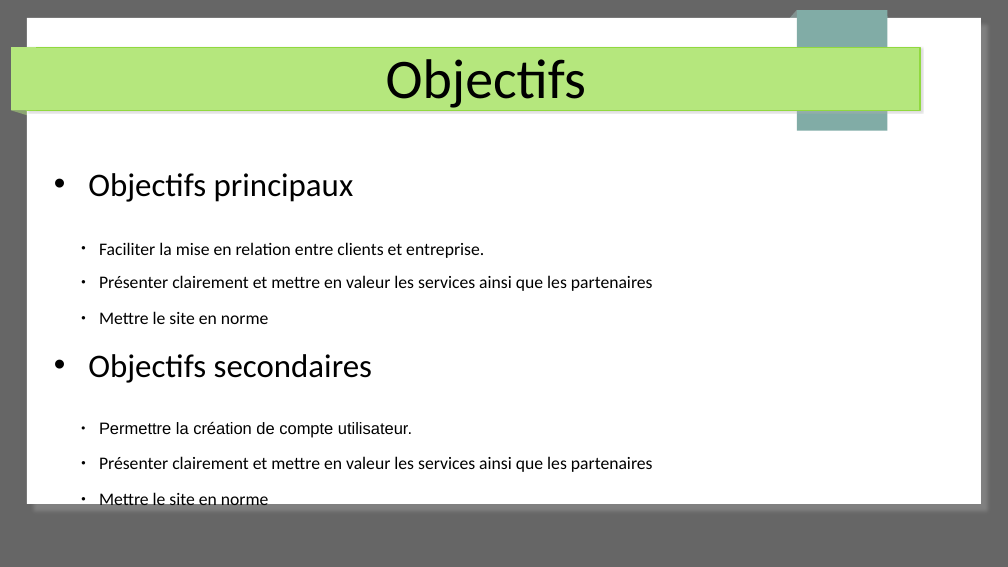
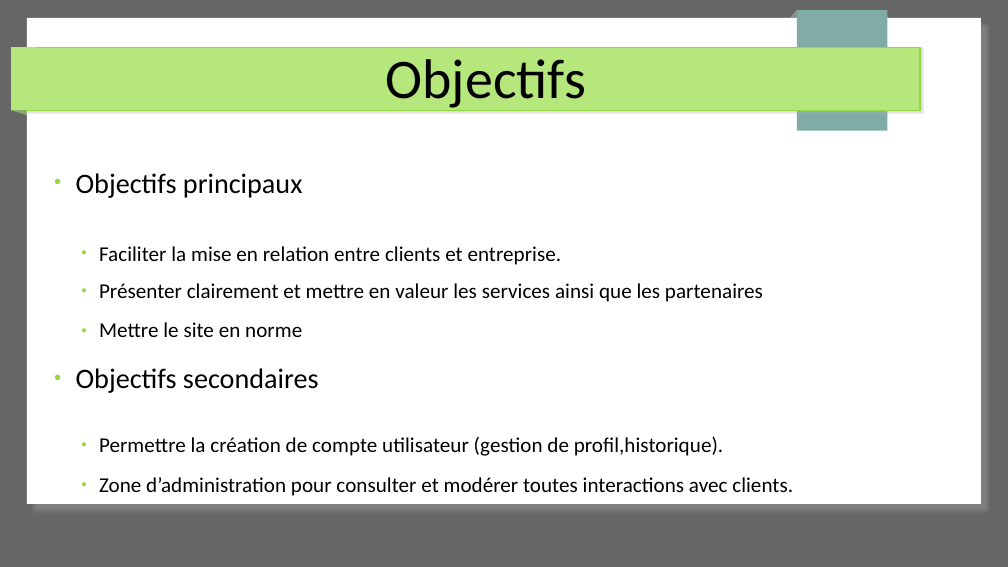
Before and after one commit to Cboukhal/project_exam, a slide deck: slide 5 of Document/projet_exam.odp. Drawn at 1008x567 pixels with LibreOffice and Linux fonts; fonts in the diff are those of the drawing. Boxes give left, top, right and bottom in pixels: in the first picture for what was removed or moved away, otherwise in the second. Text is boxed around its words. In the diff, an @@ line names an element or a change of style, - is before the commit and + after.

```diff
--- a/Document/projet_exam.odp
+++ b/Document/projet_exam.odp
@@ text at [76,173,763,393]: size 25.9 to 22.2 pt in "Objectifs principaux", "Objectifs secondaires"; size 13.9 to 16.6 pt in "Faciliter la mise en relation entre clients ...", "Présenter clairement et mettre en valeur les ...", "Mettre le site en norme"; bullet • to ●; bullet colour #000000 to #91D93F @@
@@ text at [99,436,793,496]: text changed; size 13.9 to 16.6 pt @@
-● Permettre la création de compte utilisateur.
-● Présenter clairement et mettre en valeur les services ainsi que les partenaires
-● Mettre le site en norme
+● Permettre la création de compte utilisateur (gestion de profil,historique).
+● Zone d’administration pour consulter et modérer toutes interactions avec clients.
```
Also in this commit, not shown: 3 other slides changed, 16 slides added, 2 other files.
